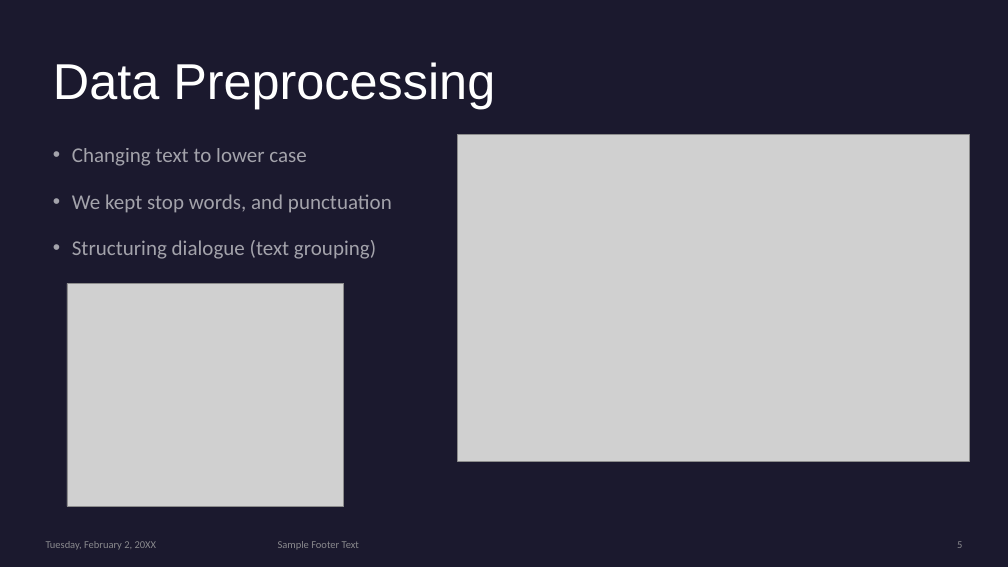
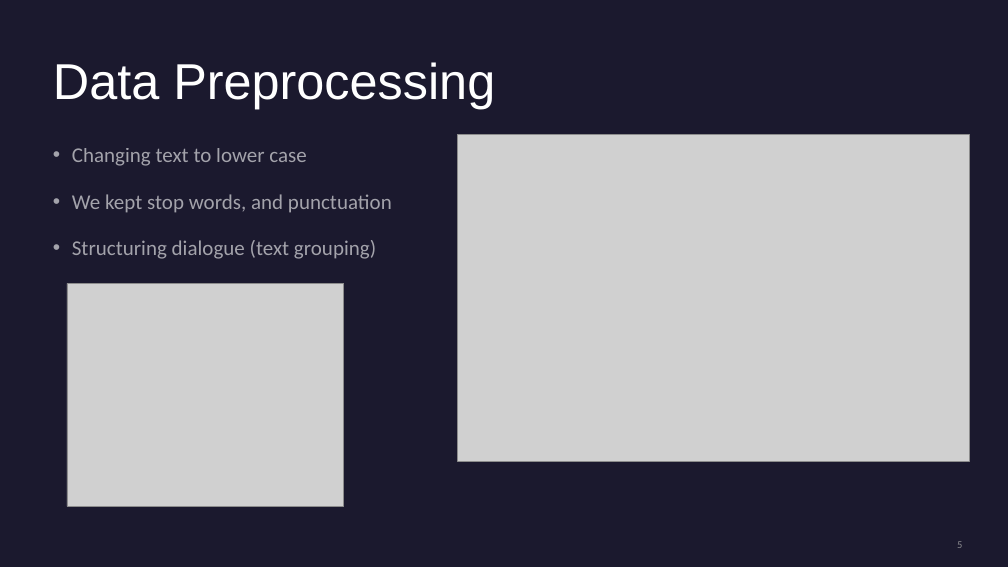
Before and after one commit to jerm914/AAI520-Final-Project-Group-3, a slide deck: slide 5 of Designing a Chatbot using Cornell Movie-Dialog Corpus Dataset.pptx. Drawn at 1008x567 pixels with LibreOffice and Linux fonts; fonts in the diff are those of the drawing; grey boxes stand for pictures. Boxes give left, top, right and bottom in pixels: in the first picture for what was removed or moved away, otherwise in the second. Text is boxed around its words. In the diff, an @@ line names an element or a change of style, - is before the commit and + after.

```diff
--- a/Designing a Chatbot using Cornell Movie-Dialog Corpus Dataset.pptx
+++ b/Designing a Chatbot using Cornell Movie-Dialog Corpus Dataset.pptx
@@ text removed at <box>46,541,157,550</box> @@
-Tuesday, February 2, 20XX
@@ text removed at <box>278,541,359,549</box> @@
-Sample Footer Text
```
Also in this commit, not shown: 6 other slides changed, 1 other file.
